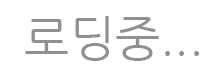
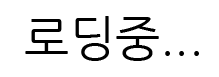
Layered file, before and after one edit (219x77). Changes by layer:
painted on "로딩중..." over [25, 16, 199, 61]
